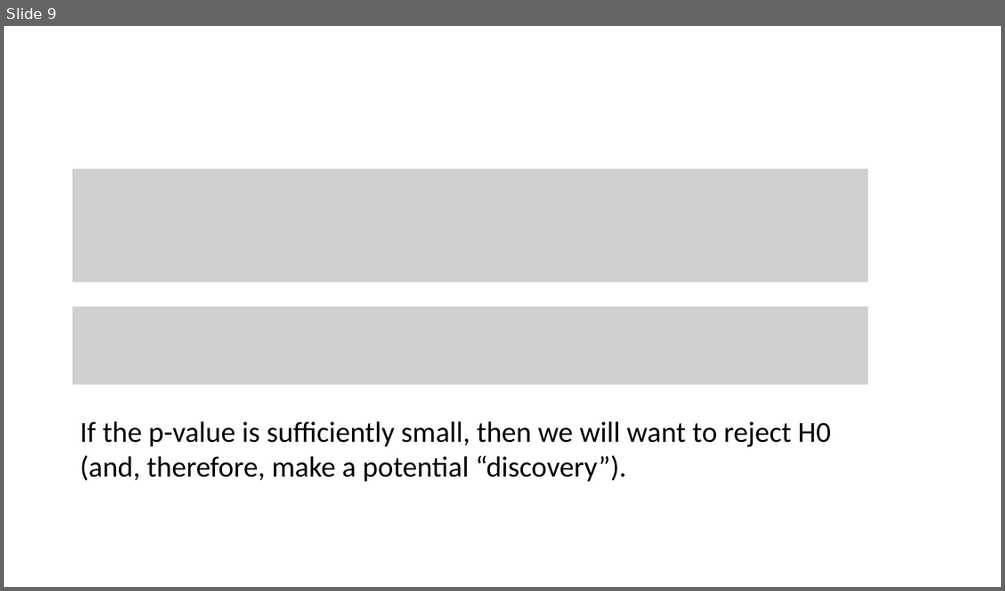
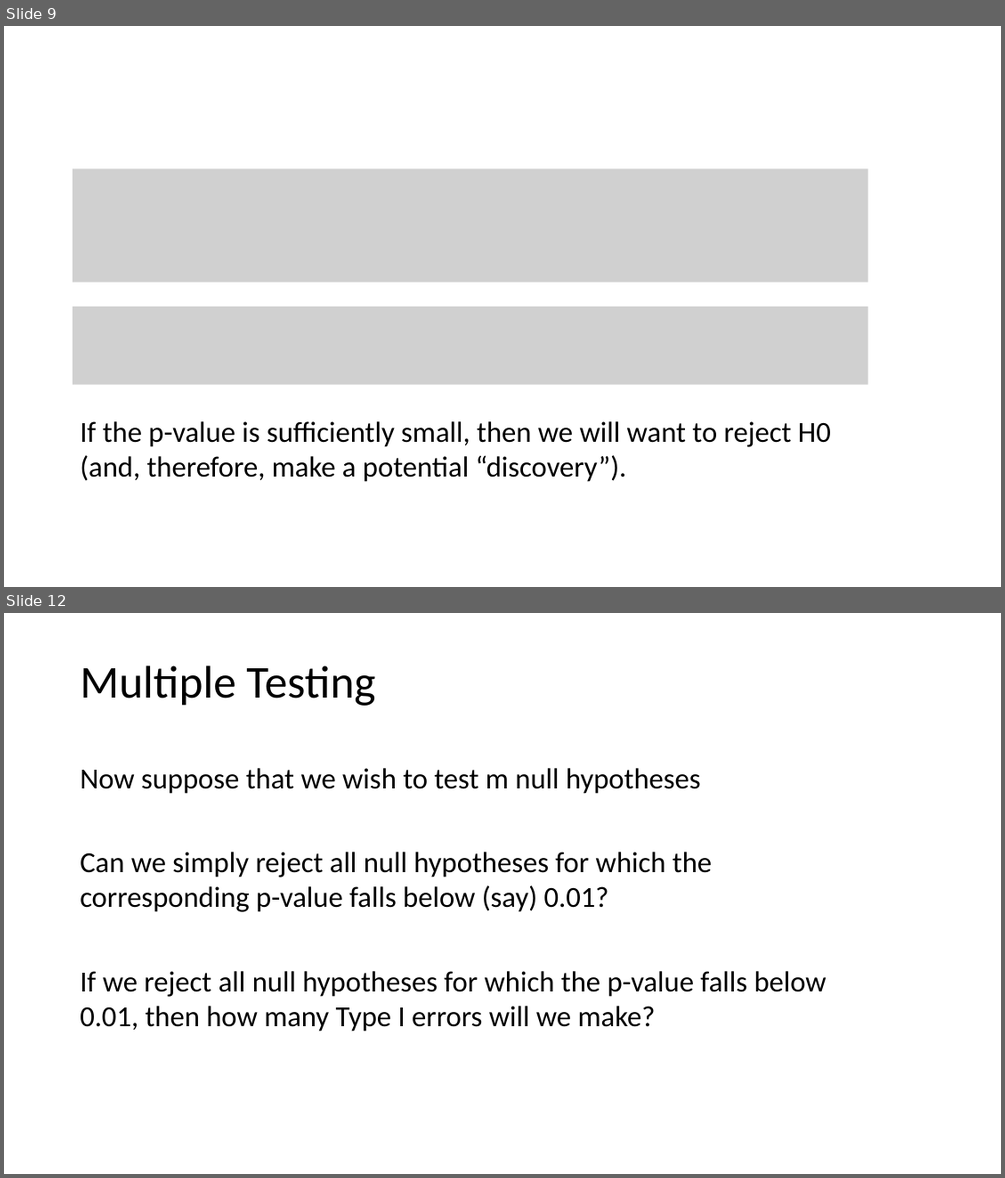
Before and after one commit to tianzheng4/tianzheng4.github.io, a slide deck: _umkc-teaching/slides/Lecture13.pptx. Shown one above the other, each under a label of ours: slide 9 before the commit, slides 9 and 12 after it; the slides between them are not shown. The pictures are 1005x591 and 1005x1178 pixels, drawn with LibreOffice and Linux fonts; fonts in the diff are those of the drawing; grey boxes stand for pictures. Boxes give left, top, right and bottom in pixels: in the first picture for what was removed or moved away, otherwise in the second. Text is boxed around its words. In the diff, an @@ line names an element or a change of style, - is before the commit and + after.

```diff
--- a/_umkc-teaching/slides/Lecture13.pptx
+++ b/_umkc-teaching/slides/Lecture13.pptx
@@ slide 12 added at [4, 613, 1001, 1174], background #FFFFFF @@
@@ title added at [80, 666, 375, 706], 44 pt, text #000000 @@
+Multiple Testing
@@ text added at [80, 768, 701, 794], 28 pt, text #000000 @@
+Now suppose that we wish to test m null hypotheses
@@ text added at [80, 852, 712, 912], 28 pt, text #000000 @@
+Can we simply reject all null hypotheses for which the corresponding p-value falls below (say) 0.01?
@@ text added at [80, 971, 826, 1031], 28 pt, text #000000 @@
+If we reject all null hypotheses for which the p-value falls below 0.01, then how many Type I errors will we make?
```
Also in this commit, not shown: 11 other slides added, 2 slides removed, 3 other files.
